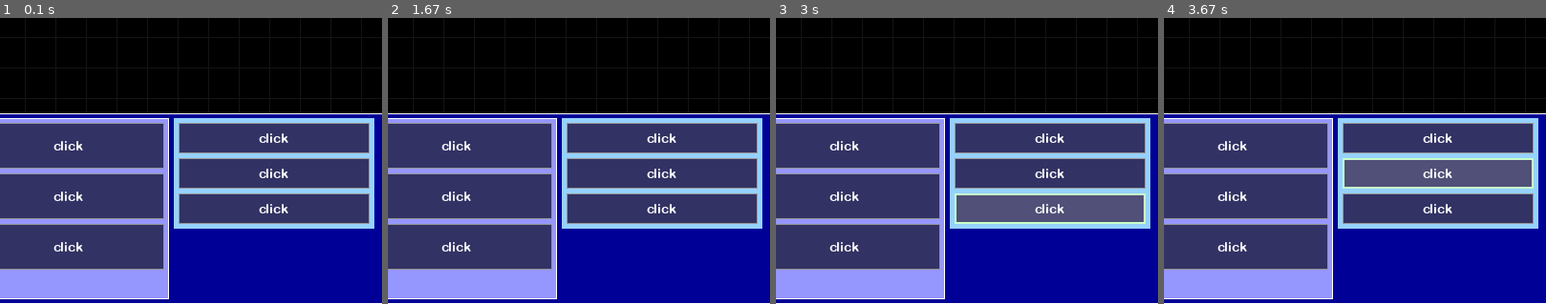
Above: before the commit, frames 1-4 (left to right).
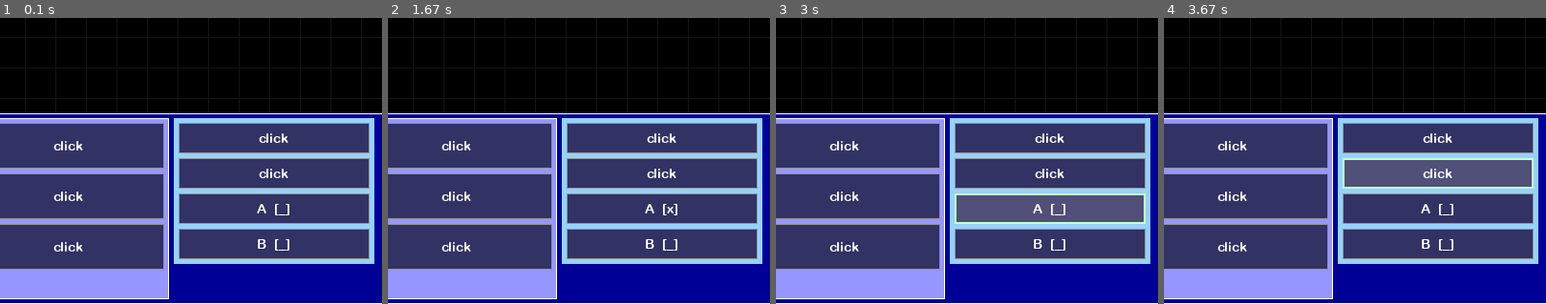
Above: after the commit, the same moments.

Repository: JonathanMurray/pygameui
Game: pygame game, started from main.py
The game is run twice, just before and just after one commit, with the same random seed, the same clock (stepped at 60 frames per second) and the same inputs.
Inputs (mouse positions are % of the whole screen's width and height, from its top left):
- Up to frame 1 (0.1 s): no input
- Up to frame 2 (1.67 s): click "click" at 0.38 s; click (50, 56) at 0.72 s; click (19, 74) at 1.05 s; click (87, 85) at 1.38 s
- Up to frame 3 (3 s): click "click" at 1.72 s; click (51, 60) at 2.05 s; click "click" at 2.88 s
- Up to frame 4 (3.67 s): click (76, 41) at 3.22 s; click "click" at 3.55 s
The pictures show only the part of the screen within x 5-55%, y 50-100%; the shares and areas given below are measured in that part.

The runs differ from the first frame. In frame 1, 6.7% of the frame differs, in the area x 45-98%, y 65-86%; in frame 2, 6.7%; in frame 3, 6.7%; in frame 4, 6.7%.

Commit message:
Implement checkbox

Diff:
--- a/buttons.py
+++ b/buttons.py
@@ -3,17 +3,57 @@
 from pygame.color import Color
 from pygame.math import Vector2
 
-from ui import Component
+from ui import Component, FormattedText
 from ui import Text, Style
 
 COLOR_WHITE = Color(255, 255, 255, 0)
 
 
+class Checkbox(Component):
+  def __init__(self, size: Tuple[int, int], screen, label: FormattedText, **kwargs):
+    super().__init__(size, screen, **kwargs)
+    self.callback: Callable[[bool], Any] = kwargs.get('callback')
+    self.label = label
+    self.style_on_click = kwargs.get('style_onclick')
+    self._cooldown = 0
+    self._checked = False
+    self._update_text()
+
+  def update(self, elapsed_time: int):
+    if self._cooldown > 0:
+      self._cooldown = max(self._cooldown - elapsed_time, 0)
+      if self._cooldown == 0:
+        self.active_style = self.style_hovered if self.is_hovered else self.style
+
+  def set_callback(self, callback: Callable[[bool], Any]):
+    self.callback = callback
+
+  def set_pos(self, pos: Vector2):
+    super().set_pos(pos)
+    text_pos = Vector2(self.rect.centerx - self.label.size[0] / 2,
+                       self.rect.centery - self.label.size[1] / 2)
+    self.label.set_pos(text_pos)
+
+  def _render(self):
+    self.label.render()
+
+  def _on_click(self, mouse_pos: Tuple[int, int]):
+    self._checked = not self._checked
+    self._update_text()
+    if self.callback:
+      self.callback(self._checked)
+    self.active_style = self.style_on_click
+    self._cooldown = 150
+
+  def _update_text(self):
+    self.label.format_text("x" if self._checked else "_")
+
+
 class Button(Component):
-  def __init__(self, size: Tuple[int, int], screen, text: Text, **kwargs):
+  def __init__(self, size: Tuple[int, int], screen, label: Text, **kwargs):
     super().__init__(size, screen, **kwargs)
     self.callback = kwargs.get('callback')
-    self.text = text
+    self.label = label
     self.style_on_click = kwargs.get('style_onclick')
     self._cooldown = 0
 
@@ -28,12 +68,12 @@
 
   def set_pos(self, pos: Vector2):
     super().set_pos(pos)
-    text_pos = Vector2(self.rect.centerx - self.text.size[0] / 2,
-                       self.rect.centery - self.text.size[1] / 2)
-    self.text.set_pos(text_pos)
+    text_pos = Vector2(self.rect.centerx - self.label.size[0] / 2,
+                       self.rect.centery - self.label.size[1] / 2)
+    self.label.set_pos(text_pos)
 
   def _render(self):
-    self.text.render()
+    self.label.render()
 
   def _on_click(self, mouse_pos: Tuple[int, int]):
     if self.callback:
@@ -43,8 +83,8 @@
 
 
 class ColorToggler(Button):
-  def __init__(self, size: Tuple[int, int], screen, text: Text, colors: List[Color], **kwargs):
-    super().__init__(size, screen, text, **kwargs)
+  def __init__(self, size: Tuple[int, int], screen, label: Text, colors: List[Color], **kwargs):
+    super().__init__(size, screen, label, **kwargs)
     self.colors = colors
     self.index = 0
     self.background = self.colors[self.index]
@@ -54,10 +94,19 @@
     self.background = self.colors[self.index]
 
 
-def button(font, screen, size, callback, text: str):
+def button(font, screen, size: Tuple[int, int], callback: Callable[[], Any], label: str):
   return Button(size=size, screen=screen, callback=callback,
-                text=Text(screen, font, COLOR_WHITE, text),
+                label=Text(screen, font, COLOR_WHITE, label),
                 style=Style(background=Color(50, 50, 100, 0), border_color=Color(150, 150, 150, 0)),
                 style_hovered=Style(background=Color(80, 80, 120), border_color=Color(180, 180, 180, 0)),
                 style_onclick=Style(background=Color(80, 80, 120), border_color=Color(200, 255, 200, 0),
                                     border_width=2))
+
+
+def checkbox(font, screen, size: Tuple[int, int], callback: Callable[[bool], Any], label: str):
+  return Checkbox(size=size, screen=screen, callback=callback,
+                  label=FormattedText(screen, font, COLOR_WHITE, label + "  [%s]", None),
+                  style=Style(background=Color(50, 50, 100, 0), border_color=Color(150, 150, 150, 0)),
+                  style_hovered=Style(background=Color(80, 80, 120), border_color=Color(180, 180, 180, 0)),
+                  style_onclick=Style(background=Color(80, 80, 120), border_color=Color(200, 255, 200, 0),
+                                      border_width=2))
--- a/main.py
+++ b/main.py
@@ -6,7 +6,7 @@
 from pygame.math import Vector2
 from pygame.time import Clock
 
-from buttons import button
+from buttons import button, checkbox
 from containers import ListContainer, Orientation
 from ui import BackgroundGrid, Style
 
@@ -23,14 +23,15 @@
   grid = BackgroundGrid(screen, SCREEN_RESOLUTION, Color(20, 20, 20, 0), 32)
 
   left_buttons = [
-    button(font, screen, (200, 48), callback=lambda: print("hello"), text="click"),
-    button(font, screen, (200, 48), callback=lambda: print("hello"), text="click"),
-    button(font, screen, (200, 48), callback=lambda: print("hello"), text="click"),
+    button(font, screen, (200, 48), callback=lambda: print("hello"), label="click"),
+    button(font, screen, (200, 48), callback=lambda: print("hello"), label="click"),
+    button(font, screen, (200, 48), callback=lambda: print("hello"), label="click"),
   ]
   right_buttons = [
-    button(font, screen, (200, 32), callback=lambda: print("bye"), text="click"),
-    button(font, screen, (200, 32), callback=lambda: print("bye"), text="click"),
-    button(font, screen, (200, 32), callback=lambda: print("bye"), text="click"),
+    button(font, screen, (200, 32), callback=lambda: print("bye"), label="click"),
+    button(font, screen, (200, 32), callback=lambda: print("bye"), label="click"),
+    checkbox(font, screen, (200, 32), callback=lambda checked: print("A: %s" % checked), label="A"),
+    checkbox(font, screen, (200, 32), callback=lambda checked: print("B: %s" % checked), label="B"),
   ]
   left_menu_bar = ListContainer(width="fit_contents", height="fill_parent", screen=screen, children=left_buttons,
                                 margin=5, padding=5,
--- a/ui.py
+++ b/ui.py
@@ -1,4 +1,4 @@
-from typing import Tuple, Optional
+from typing import Tuple, Optional, Any
 
 import pygame
 from pygame.color import Color
@@ -89,8 +89,32 @@
 class Text(Component):
   def __init__(self, screen, font: Font, color: Color, text: str, **kwargs):
     super().__init__(font.size(text), screen, **kwargs)
-    self.font = font
-    self.rendered_text = self.font.render(text, True, color)
+    self._font = font
+    self._color = color
+    self._rendered_text = self._font.render(text, True, color)
+
+  def set_text(self, text: str):
+    self.size = self._font.size(text)
+    self._rendered_text = self._font.render(text, True, self._color)
 
   def _render(self):
-    self.screen.blit(self.rendered_text, self.rect)
+    self.screen.blit(self._rendered_text, self.rect)
+
+
+class FormattedText(Component):
+  def __init__(self, screen, font: Font, color: Color, format_string: str, format_variable: Any, **kwargs):
+    text = format_string % format_variable
+    text_size = font.size(text)
+    super().__init__(text_size, screen, **kwargs)
+    self._format_string = format_string
+    self._font = font
+    self._color = color
+    self._rendered_text = self._font.render(text, True, color)
+
+  def format_text(self, variable: Any):
+    text = self._format_string % variable
+    self.size = self._font.size(text)
+    self._rendered_text = self._font.render(text, True, self._color)
+
+  def _render(self):
+    self.screen.blit(self._rendered_text, self.rect)
